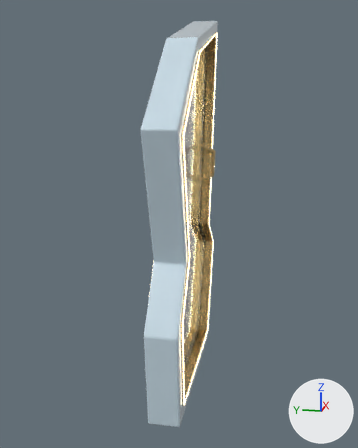
Renders of the glTF model public/models/doors/fault.glb from each side of a commit.
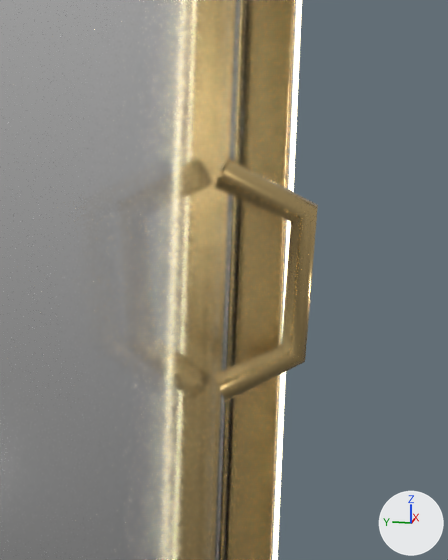
Old and new are each drawn whole from a camera (50 mm lens) standing at (-4.283, -0.793, 2.541) and looking at (-0.068, 0.05, 1.487) and again close up from a camera (50 mm lens) standing at (-0.473, -0.244, 2.204) and looking at (0.425, -0.065, 1.98). Arrows for +X, +Y and +Z are at lower right; the lights stay in place. The older version's two pictures come first. Where no turn or scale is listed for an object, it has been applied to the vertices.

Script lines for the objects in view, before the commit:
```python
me_fixed_innerlight_front_008 = bpy.data.meshes.new('Fixed_InnerLight_Front.008')
me_fixed_innerlight_front_008.from_pydata(...)  # 72 vertices, 144 faces; spans x -0.89..0.89, y -0.15..-0.14, z 0.18..3.21
me_fixed_innerlight_front_008.materials.append(mat_door_warminnerlight)  # beige #fff0cf, glowing beige #fff0cf
me_moving_polishededge_002 = bpy.data.meshes.new('Moving_PolishedEdge.002')
me_moving_polishededge_002.from_pydata(...)  # 72 vertices, 144 faces; spans x -0.84..0.84, y -0.06..-0.04, z 0.23..3.15
me_moving_polishededge_002.materials.append(mat_door_fault_clearleafglass)  # white #ffffff
me_moving_pull_002 = bpy.data.meshes.new('Moving_Pull.002')
me_moving_pull_002.from_pydata(...)  # 32 vertices, 48 faces; spans x 0.388..0.482, y -0.2..-0.047, z 1.788..2.161
me_moving_pull_002.materials.append(mat_door_champagne_pearlfinish)  # beige #d6b87c
ob_fixed_innerlight_front_002 = bpy.data.objects.new('Fixed_InnerLight_Front.002', me_fixed_innerlight_front_008)
ob_fixed_innerlight_front_002.location = (0.0, 0.0, 0.0)
ob_moving_polishededge_002 = bpy.data.objects.new('Moving_PolishedEdge.002', me_moving_polishededge_002)
ob_moving_polishededge_002.location = (0.0, 0.0, 0.0)
ob_moving_pull_002 = bpy.data.objects.new('Moving_Pull.002', me_moving_pull_002)
ob_moving_pull_002.location = (0.0, 0.0, 0.0)
# also in view: 'Moving_GlassLeaf.002' at (-0.001, 0.0, 1.689); 'Fixed_ChampagneReveal.002' at (0.0, 0.0, 1.693)
```
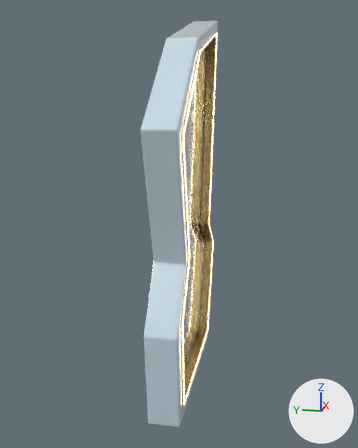
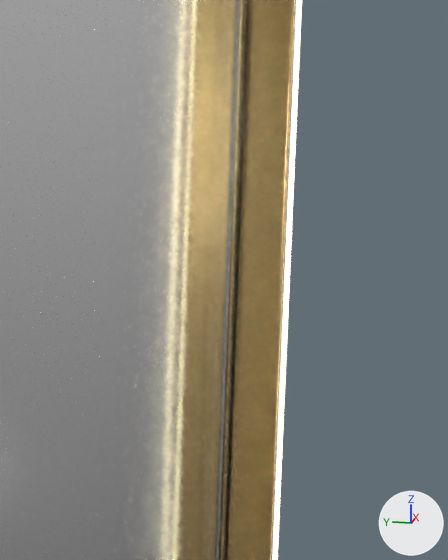
Changed parts and their boxes (x1, y1, x2, y2) in the close-ups (448 x 560 px):
'Moving_Pull.002', deleted (beige)
    before: (213, 158, 318, 402)

Diff of the bpy script that builds the scene:
```diff
--- a/public/models/doors/fault.glb.py
+++ b/public/models/doors/fault.glb.py
@@ ob_moving_pull_002 @@
-ob_moving_pull_002 = bpy.data.objects.new('Moving_Pull.002', me_moving_pull_002)
-ob_moving_pull_002.location = (0.0, 0.0, 0.0)
```
